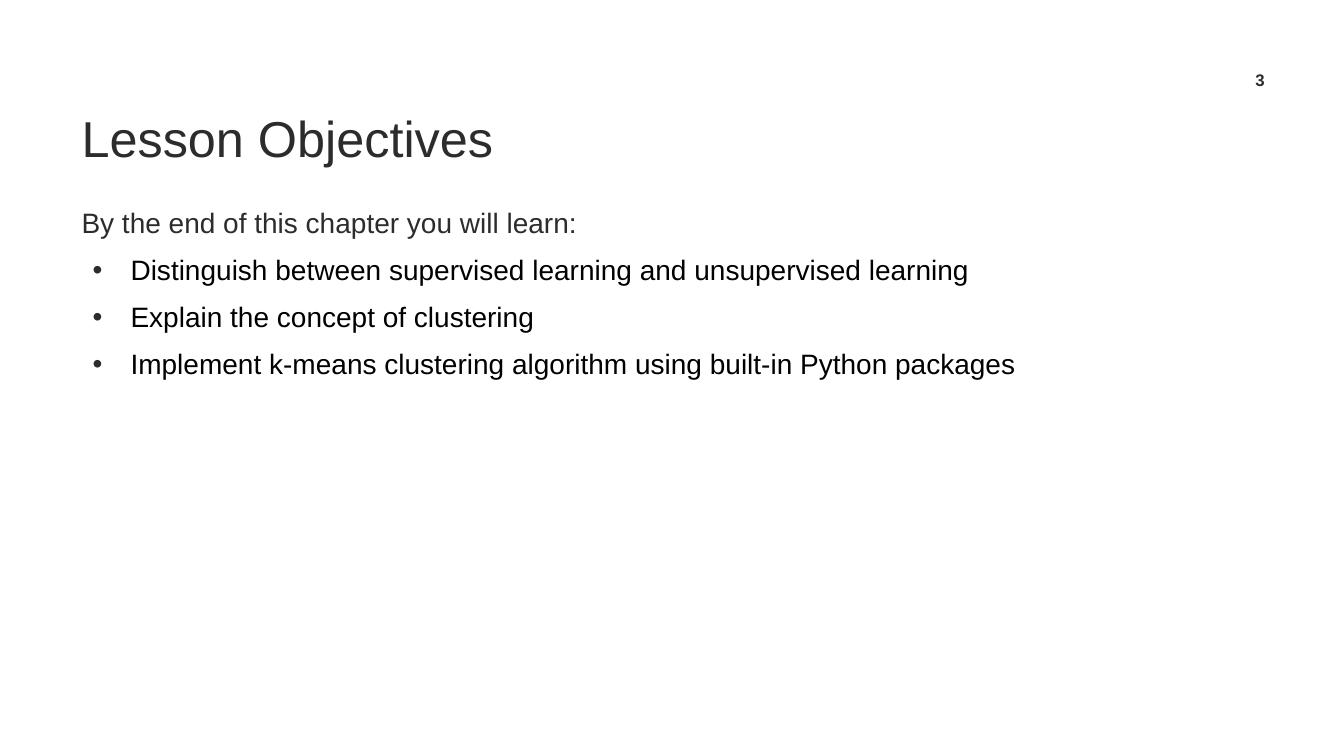
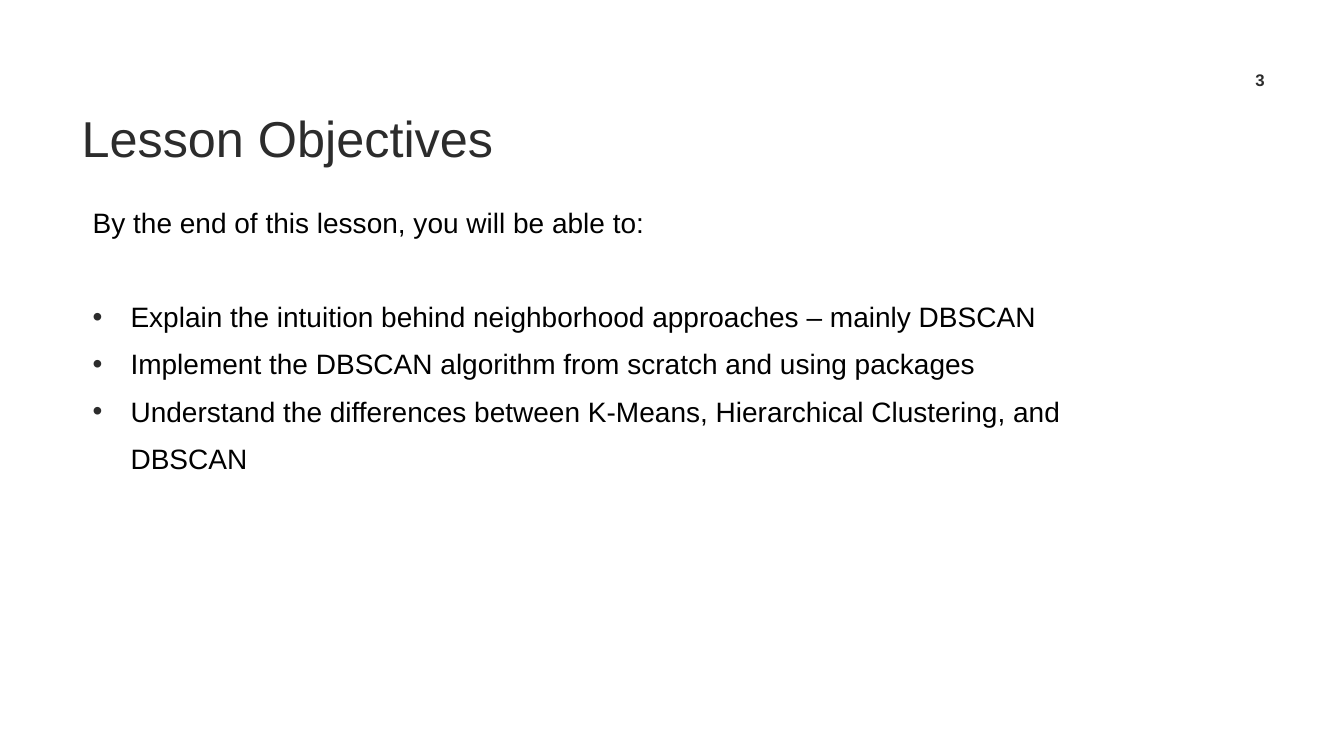
Before and after one commit to TrainingByPackt/Applied-Unsupervised-Learning-with-Python, a slide deck: slide 3 of CH3/C12626_03_Chris_FirstDraft.pptx. Drawn at 1344x756 pixels with LibreOffice and Linux fonts; fonts in the diff are those of the drawing; background and template pictures are left out. Boxes give left, top, right and bottom in pixels: in the first picture for what was removed or moved away, otherwise in the second. Text is boxed around its words. In the diff, an @@ line names an element or a change of style, - is before the commit and + after.

Commit message:
updated ch3 ppt

```diff
--- a/CH3/C12626_03_Chris_FirstDraft.pptx
+++ b/CH3/C12626_03_Chris_FirstDraft.pptx
@@ text at <box>93,212,1060,470</box>: text changed @@
-By the end of this chapter you will learn:
-• Distinguish between supervised learning and unsupervised learning
-• Explain the concept of clustering
-• Implement k-means clustering algorithm using built-in Python packages
+By the end of this lesson, you will be able to:
+• Explain the intuition behind neighborhood approaches – mainly DBSCAN
+• Implement the DBSCAN algorithm from scratch and using packages
+• Understand the differences between K-Means, Hierarchical Clustering, and DBSCAN
```
Also in this commit, not shown: 12 other slides changed, 9 slides added, 7 slides removed, 1 other file.
